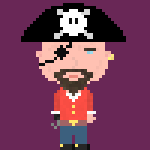
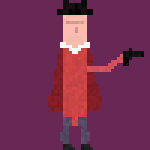
Two versions of the same layered image (150 x 150). Layer-by-layer changes:
added layer "Layer 27" above "Layer 26" over box(123, 48, 144, 66)
added layer "Layer 26" above "Layer 25" over box(87, 54, 126, 72)
added layer "Layer 25" above "Layer 22" over box(63, 144, 93, 150)
added layer "Layer 22" above "Layer 21" over box(60, 117, 90, 150)
added layer "Layer 21" above "Layer 20" over box(66, 21, 84, 33)
added layer "Layer 20" above "Layer 23" over box(57, 0, 93, 15)
added layer "Layer 23" above "Layer 19" over box(60, 42, 90, 54)
added layer "Layer 19" above "Layer 24" over box(63, 42, 87, 126)
added layer "Layer 24" above "Layer 18" over box(48, 48, 102, 111)
added layer "Layer 18" above "Group 4 copy" over box(63, 6, 87, 126)
moved "Group 2" into group "Group 3" over box(21, 3, 126, 42)
moved "Group 1" into group "Group 3" over box(36, 24, 114, 96)
moved "Layer 9" into group "Group 3" over box(60, 93, 87, 126)
moved "Layer 8" into group "Group 3" over box(60, 144, 90, 150)
moved "Layer 7" into group "Group 3" over box(60, 126, 87, 150)
moved "Layer 12" into group "Group 3" over box(51, 90, 96, 129)
moved "Layer 6" into group "Group 3" over box(60, 78, 87, 126)
